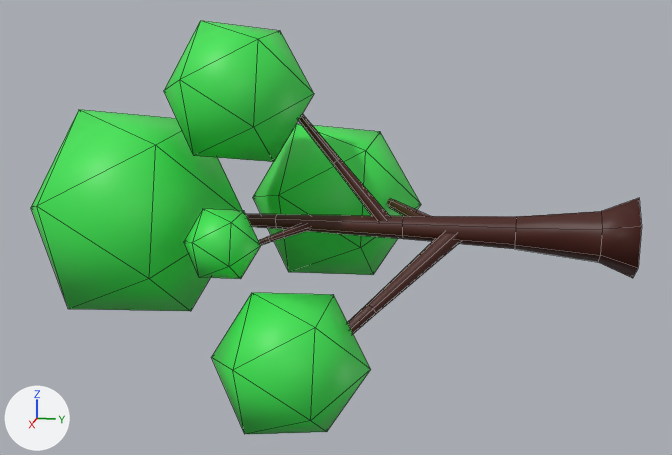
The FBX model Learn-DOTS-City-Builder/Assets/3DModels/Trees/Tree_05.fbx as it was, and as the next commit left it.
The view is the same before and after, from a 50 mm lens placed at (-2.143, -0.106, -0.789), pointed at (-3.012, -0.28, -1.006). Every picture has the same lights, and +X, +Y and +Z are marked at lower left. The older version comes first. Mesh edges are drawn as thin lines. Where no turn or scale is listed for an object, it has been applied to the vertices.

Before the edit, the objects in view are built like this:
```python
me_cylinder_006 = bpy.data.meshes.new('Cylinder.006')
me_cylinder_006.from_pydata(...)  # 168 vertices, 184 faces; spans x -0.187..0.163, y -0.605..0.0, z -0.17..0.192
# faces by material slot: [84, 100]
me_cylinder_006.materials.append(mat_tronc)  # dark red #47160a
me_cylinder_006.materials.append(mat_leaves)  # green #3ee753
ob_tree_05 = bpy.data.objects.new('Tree_05', me_cylinder_006)
ob_tree_05.location = (-3.0, 0.0, -1.0)
```
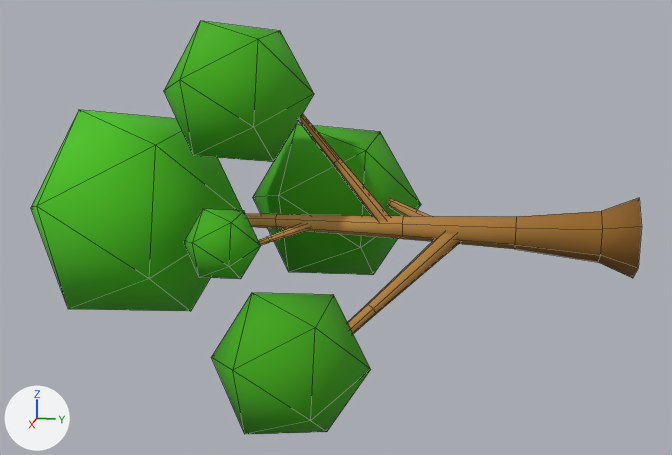
The change in detail:
Picture 'MasterPalette.png' (img_masterpalette_png) is new.
Material 'M_MasterShader' (mat_m_mastershader) is new.
Its texture is img_masterpalette_png.
Its roughness is 1.0.
me_cylinder_006 has 168 vertices, 184 faces and spans x -0.187..0.163, y -0.605..0.0, z -0.17..0.192.
me_cylinder_006 is used by ob_tree_05; location (-3.0, 0.0, -1.0).
me_cylinder_006 part 1: all 84 faces that had it switch from mat_tronc (dark red #47160a) to mat_m_mastershader (picture img_masterpalette_png).
me_cylinder_006 part 2: all 100 faces that had it switch from mat_leaves (green #3ee753) to mat_m_mastershader (picture img_masterpalette_png).
me_cylinder_006 part 3: texture (UV) coordinates of 184 of 184 faces, centred in x -0.177..0.155, y -0.562..0.0, z -0.162..0.183, changed; they spanned u 0.0..1.0, v 0.0..1.0 and now span u 0.03..0.28, v 0.0..0.09.

Changed parts and their boxes (x1, y1, x2, y2) in the pictures (672 x 455 px):
'Tree_05', recoloured, surface changed
    both: (31, 21, 642, 434)
part 1 of me_cylinder_006, recoloured (dark red to brown)
    both: (246, 114, 642, 334)
part 2 of me_cylinder_006, recoloured (darker)
    both: (31, 21, 421, 434)
part 3 of me_cylinder_006, surface changed
    both: (31, 21, 642, 434)
